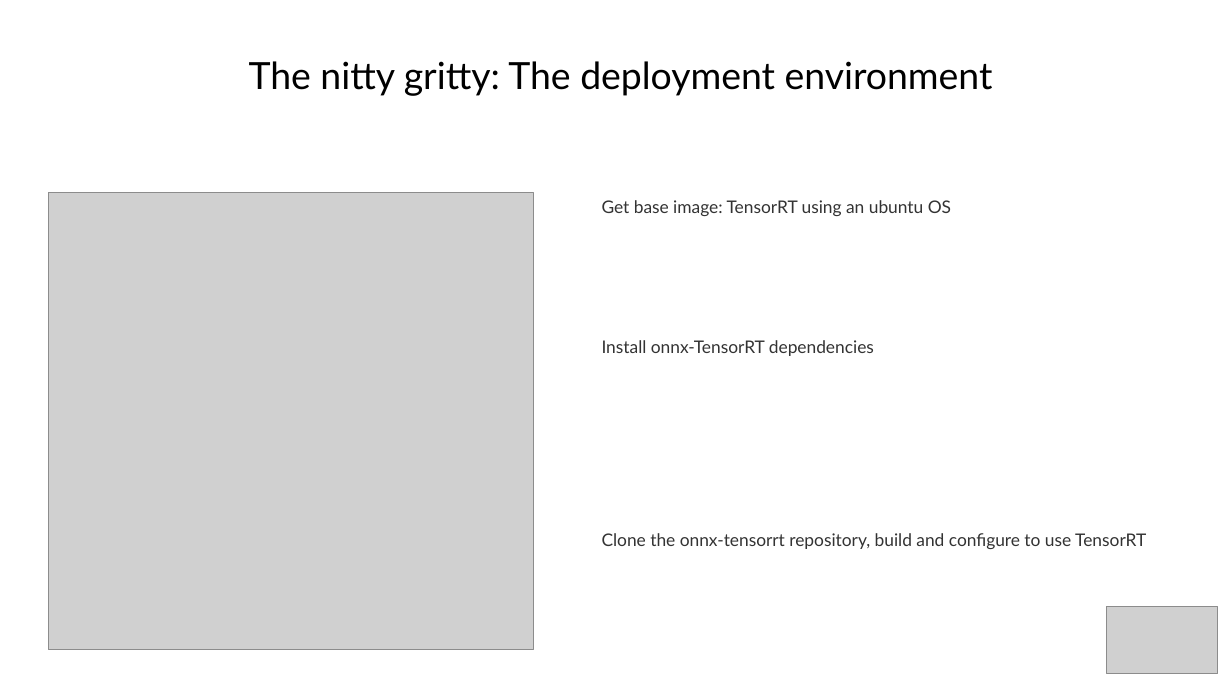
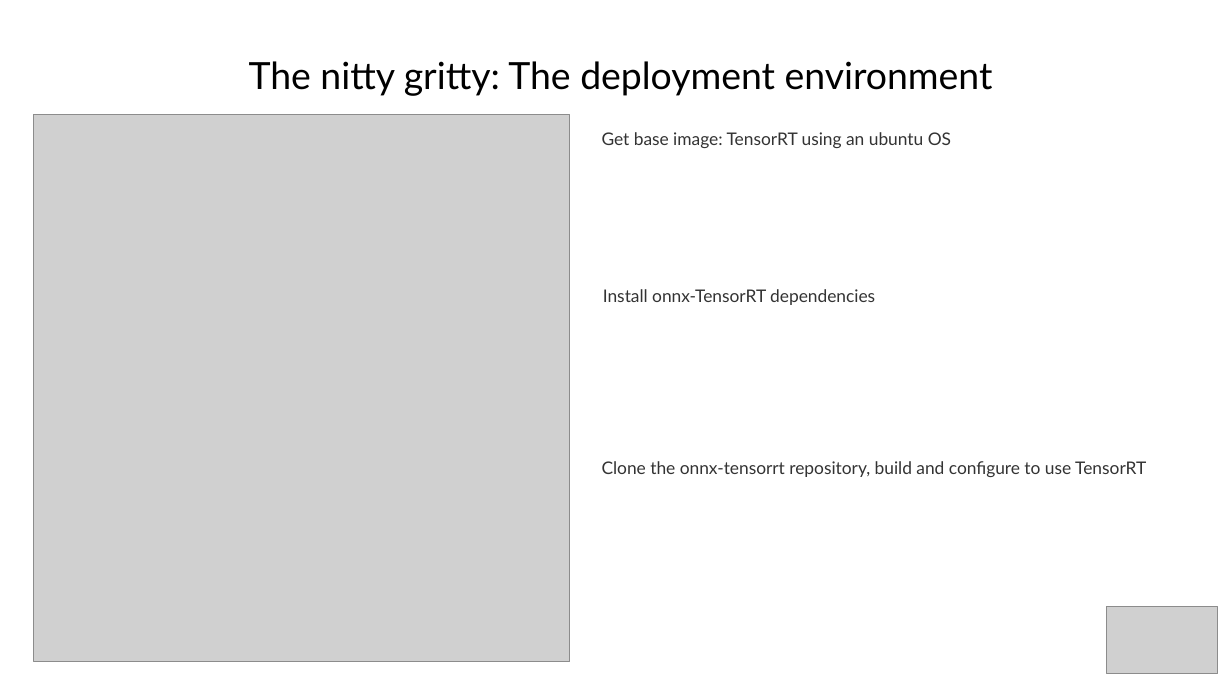
Before and after one commit to akinwilson/heed, a slide deck: slide 21 of reducing-inference-time.odp (slide 9 before the commit). Drawn at 1232x693 pixels with LibreOffice and Linux fonts; fonts in the diff are those of the drawing; grey boxes stand for pictures. Boxes give left, top, right and bottom in pixels: in the first picture for what was removed or moved away, otherwise in the second. Text is boxed around its words. In the diff, an @@ line names an element or a change of style, - is before the commit and + after.

```diff
--- a/reducing-inference-time.odp
+++ b/reducing-inference-time.odp
@@ picture: place and size @@
-picture at bbox=[48, 192, 533, 650]
+picture at bbox=[34, 115, 570, 662]
@@ title "Get base image: TensorRT using ...": place and size @@
-title "Get base image: TensorRT using ..." at bbox=[602, 200, 951, 216]
+title "Get base image: TensorRT using ..." at bbox=[602, 132, 951, 148]
@@ title "Install onnx-TensorRT dependencies": place and size @@
-title "Install onnx-TensorRT dependencies" at bbox=[602, 340, 874, 356]
+title "Install onnx-TensorRT dependencies" at bbox=[603, 289, 875, 305]
@@ title "Clone the onnx-tensorrt repository, build ...": place and size @@
-title "Clone the onnx-tensorrt repository, build ..." at bbox=[602, 533, 1146, 549]
+title "Clone the onnx-tensorrt repository, build ..." at bbox=[602, 461, 1146, 477]
```
Also in this commit, not shown: 8 other slides changed, 13 slides added, 1 slide removed.
